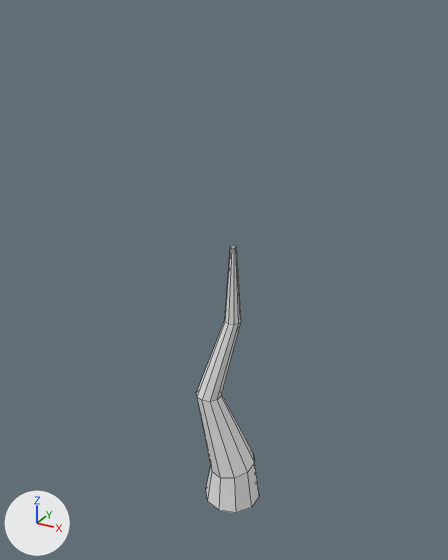
One commit to the Blender file Tree.blend: the scene before it, then after it.
Rendered twice from a camera (50 mm lens) standing at (16.6, -29.9, 32.4) and looking at (-0.2, 0.6, 17.1). The axes (+X, +Y, +Z) are drawn at lower left. The lights are the same throughout. Mesh edges are drawn as thin lines.
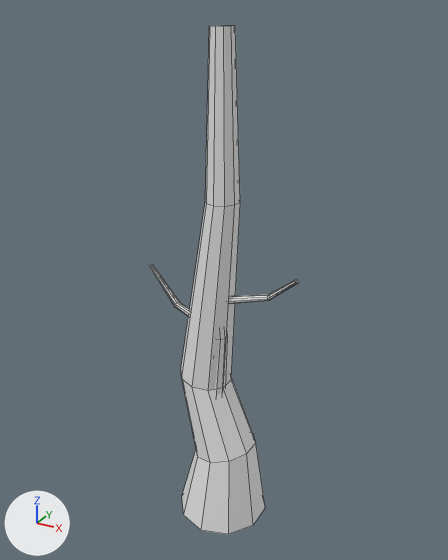
Commit message: drawing of trees update

Location of each change, (x1, y1, x2, y2) in pixels of the pictures (448 x 560 px):
'Cylinder.001', added: after (181, 26, 265, 534)
'Cylinder', reshaped: before (197, 246, 259, 513); after (149, 264, 299, 394)

The change in detail:
me_cylinder_001 is used by ob_cylinder; location (0.57, 0.4, 1.95).
me_cylinder_001 had 50 vertices, 42 faces and spanned x -2.2..1.8, y -1.9..1.9, z -1.0..17.4.
me_cylinder_001 now has 120 vertices, 96 faces and spans x -6.3..4.6, y -2.3..1.5, z -1.0..18.5.
me_cylinder_001 part 1: the whole mesh is rebuilt.
Mesh me_cylinder is new.
It has 50 vertices, 42 faces and spans x -2.9..2.9, y -3.0..3.0, z -1.0..30.3.
Object 'Cylinder.001' (ob_cylinder_001) is new; it shows me_cylinder.
Its location is (0.03, 0.0, 1.21).
